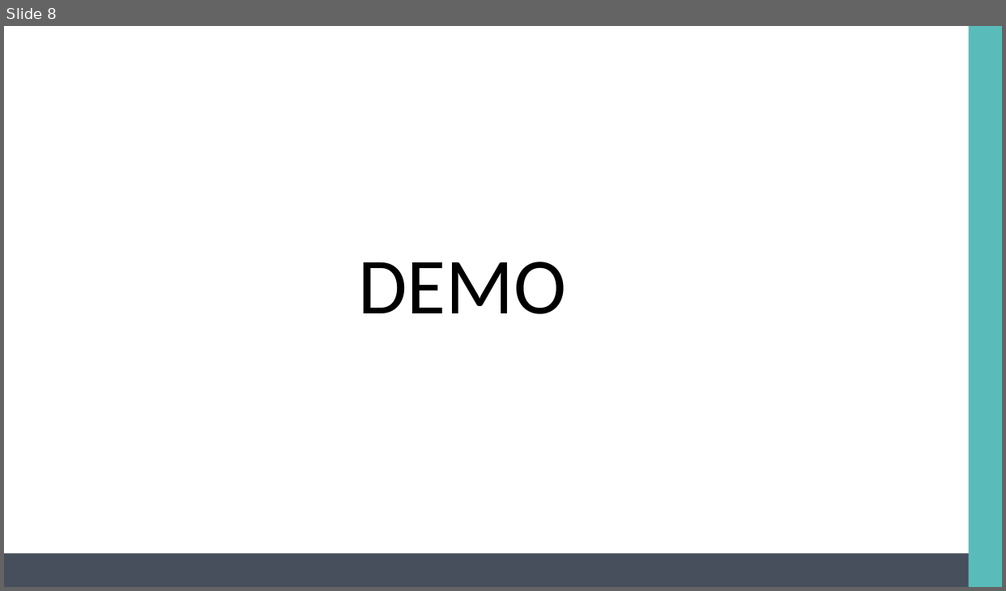
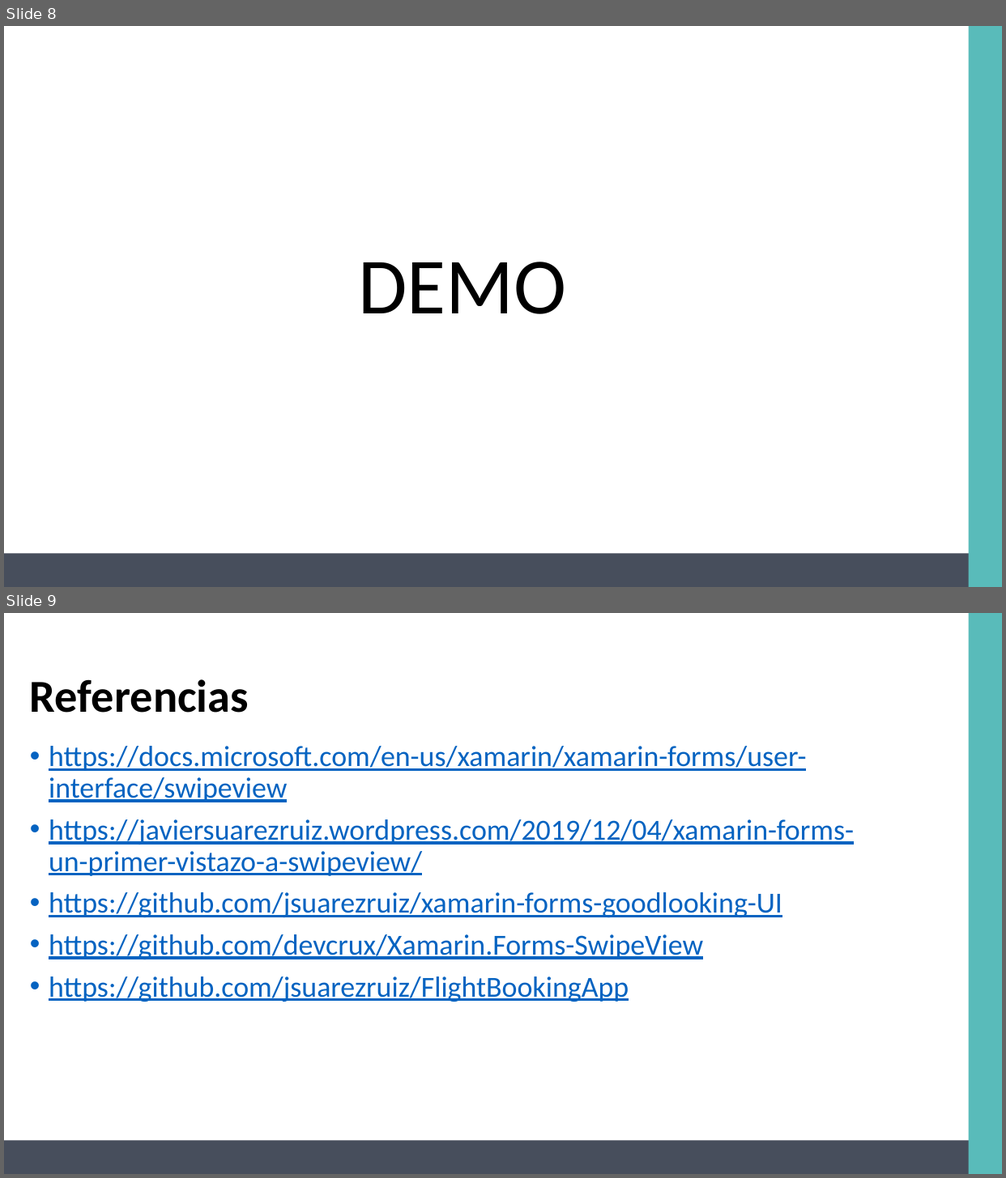
Before and after one commit to AlejandroRuiz/SwipeViewDemo, a slide deck: SwipeView.pptx. Shown one above the other, each under a label of ours: slide 8 before the commit, slides 8 and 9 after it. The pictures are 1006x591 and 1006x1178 pixels, drawn with LibreOffice and Linux fonts; fonts in the diff are those of the drawing. Boxes give left, top, right and bottom in pixels: in the first picture for what was removed or moved away, otherwise in the second. Text is boxed around its words. In the diff, an @@ line names an element or a change of style, - is before the commit and + after.

```diff
--- a/SwipeView.pptx
+++ b/SwipeView.pptx
@@ slide 9 added at [4,613,1002,1174], background #FFFFFF @@
@@ rectangle added at [969,613,1002,1174], fill #59BBBA @@
@@ title added at [30,679,249,713], 44 pt, text #000000, bold @@
+Referencias
@@ text added at [49,746,854,1002], 28 pt, text #0563C1, underline @@
+• https://docs.microsoft.com/en-us/xamarin/xamarin-forms/user-interface/swipeview
+• https://javiersuarezruiz.wordpress.com/2019/12/04/xamarin-forms-un-primer-vistazo-a-swipeview/
+• https://github.com/jsuarezruiz/xamarin-forms-goodlooking-UI
+• https://github.com/devcrux/Xamarin.Forms-SwipeView
+• https://github.com/jsuarezruiz/FlightBookingApp
@@ rectangle added at [4,1141,1002,1174], fill #474E5C @@
```
Also in this commit, not shown: 2 slides changed.
